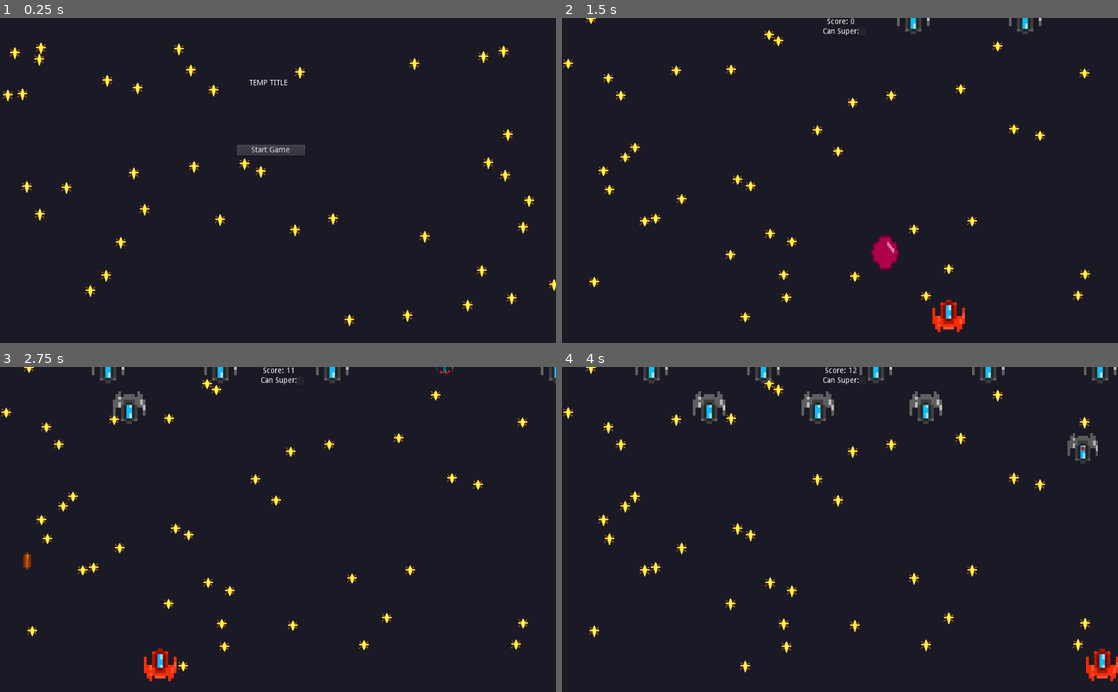
Above: before the commit, frames 1-4 (two rows, left to right).
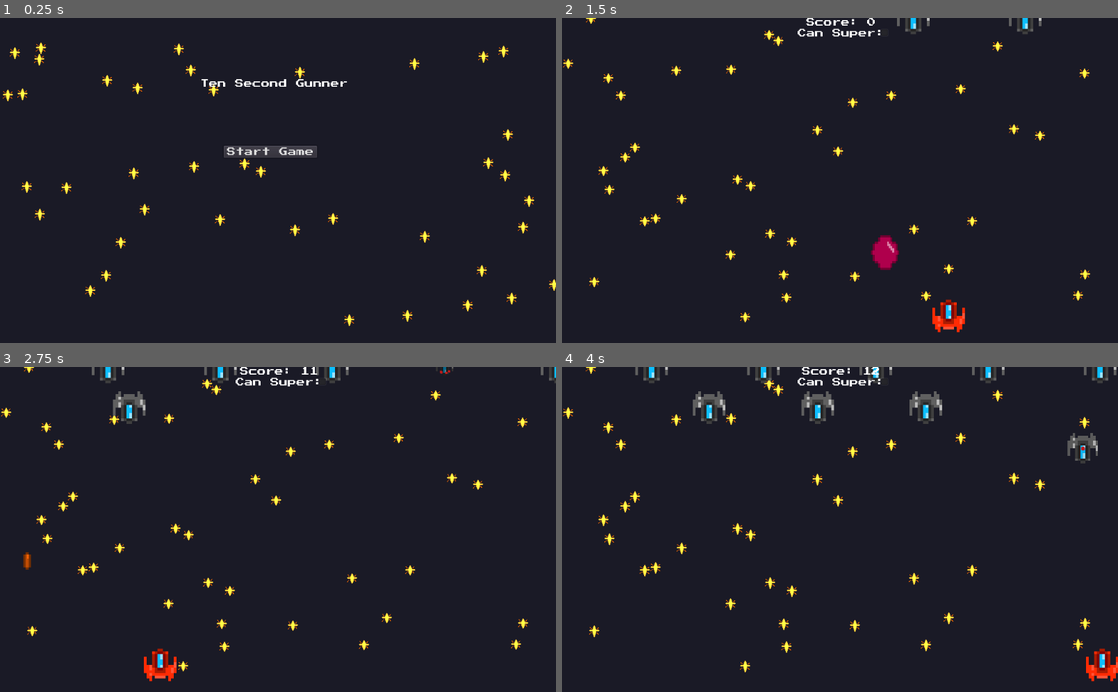
Above: after the commit, the same moments.

Repository: PandorasGit/LudumDare51Submission
Game: Godot game, scene res://MainMenu/MainMenu.tscn
The game is run twice, just before and just after one commit, with the same random seed, the same clock (stepped at 60 frames per second) and the same inputs.
Inputs:
- Up to frame 1 (0.25 s): no input
- Up to frame 2 (1.5 s): click "Start Game" at 0.5 s; hold D (move_right) from 1.28 s (still down); tap Space (shoot) at 1.35 s
- Up to frame 3 (2.75 s): release D (move_right) at 2.03 s; hold A (move_left) from 2.03 s (still down); tap Space (shoot) at 2.1 s
- Up to frame 4 (4 s): release A (move_left) at 2.78 s; hold D (move_right) from 2.78 s (still down); tap Space (shoot) at 2.85, 3.6 s

The runs differ from the first frame. In frame 1, 0.7% of the frame differs, in the area x 36-63%, y 18-43%; in frame 2, 0.3%; in frame 3, 0.3%; in frame 4, 0.4%.

Commit message:
Change font

Diff:
--- a/project/HUD/HUD.tscn
+++ b/project/HUD/HUD.tscn
@@ -1,6 +1,17 @@
-[gd_scene load_steps=2 format=2]
+[gd_scene load_steps=6 format=2]
 
 [ext_resource path="res://HUD/HUD.gd" type="Script" id=1]
+[ext_resource path="res://Common/PressStart2P-Regular.ttf" type="DynamicFontData" id=2]
+
+[sub_resource type="DynamicFont" id=1]
+use_mipmaps = true
+font_data = ExtResource( 2 )
+
+[sub_resource type="DynamicFont" id=2]
+font_data = ExtResource( 2 )
+
+[sub_resource type="DynamicFont" id=3]
+font_data = ExtResource( 2 )
 
 [node name="HUD" type="Control"]
 anchor_right = 1.0
@@ -14,15 +25,17 @@
 
 [node name="Score" type="Label" parent="VBoxContainer"]
 margin_right = 1024.0
-margin_bottom = 14.0
+margin_bottom = 16.0
+custom_fonts/font = SubResource( 1 )
 text = "Score: 0"
 align = 1
 
 [node name="SuperLabel" type="Label" parent="VBoxContainer"]
-margin_top = 18.0
+margin_top = 20.0
 margin_right = 1024.0
-margin_bottom = 49.0
+margin_bottom = 55.0
 input_pass_on_modal_close_click = false
+custom_fonts/font = SubResource( 2 )
 text = "Can Super:
 "
 align = 1
@@ -35,15 +48,16 @@
 margin_top = 303.0
 margin_right = -385.0
 margin_bottom = -261.0
+custom_fonts/font = SubResource( 3 )
 text = "Return to Main Menu"
 
 [node name="CanSuperButton" type="CheckBox" parent="."]
 anchor_right = 1.0
 anchor_bottom = 1.0
-margin_left = 540.0
-margin_top = 13.0
-margin_right = -460.0
-margin_bottom = -563.0
+margin_left = 582.0
+margin_top = 15.0
+margin_right = -418.0
+margin_bottom = -561.0
 mouse_filter = 2
 input_pass_on_modal_close_click = false
 pressed = true
--- a/project/MainMenu/MainMenu.tscn
+++ b/project/MainMenu/MainMenu.tscn
@@ -1,7 +1,14 @@
-[gd_scene load_steps=3 format=2]
+[gd_scene load_steps=6 format=2]
 
 [ext_resource path="res://MainMenu/MainMenu.gd" type="Script" id=1]
 [ext_resource path="res://Background/Background.tscn" type="PackedScene" id=2]
+[ext_resource path="res://Common/PressStart2P-Regular.ttf" type="DynamicFontData" id=3]
+
+[sub_resource type="DynamicFont" id=1]
+font_data = ExtResource( 3 )
+
+[sub_resource type="DynamicFont" id=2]
+font_data = ExtResource( 3 )
 
 [node name="MainMenu" type="Control"]
 anchor_right = 1.0
@@ -13,19 +20,21 @@
 [node name="Title" type="Label" parent="."]
 anchor_right = 1.0
 anchor_bottom = 1.0
-margin_left = 459.0
+margin_left = 369.0
 margin_top = 113.0
-margin_right = -494.0
-margin_bottom = -473.0
-text = "TEMP TITLE"
+margin_right = -383.0
+margin_bottom = -471.0
+custom_fonts/font = SubResource( 1 )
+text = "Ten Second Gunner"
 
 [node name="StartButton" type="Button" parent="."]
 anchor_right = 1.0
 anchor_bottom = 1.0
-margin_left = 436.0
-margin_top = 234.0
-margin_right = -462.0
-margin_bottom = -346.0
+margin_left = 412.0
+margin_top = 236.0
+margin_right = -440.0
+margin_bottom = -342.0
+custom_fonts/font = SubResource( 2 )
 text = "Start Game"
 
 [connection signal="pressed" from="StartButton" to="." method="_on_StartButton_pressed"]
Binary file added: project/Common/PressStart2P-Regular.ttf
Not shown, changed: README.md
Not shown, added: licenses/OFL.txt
